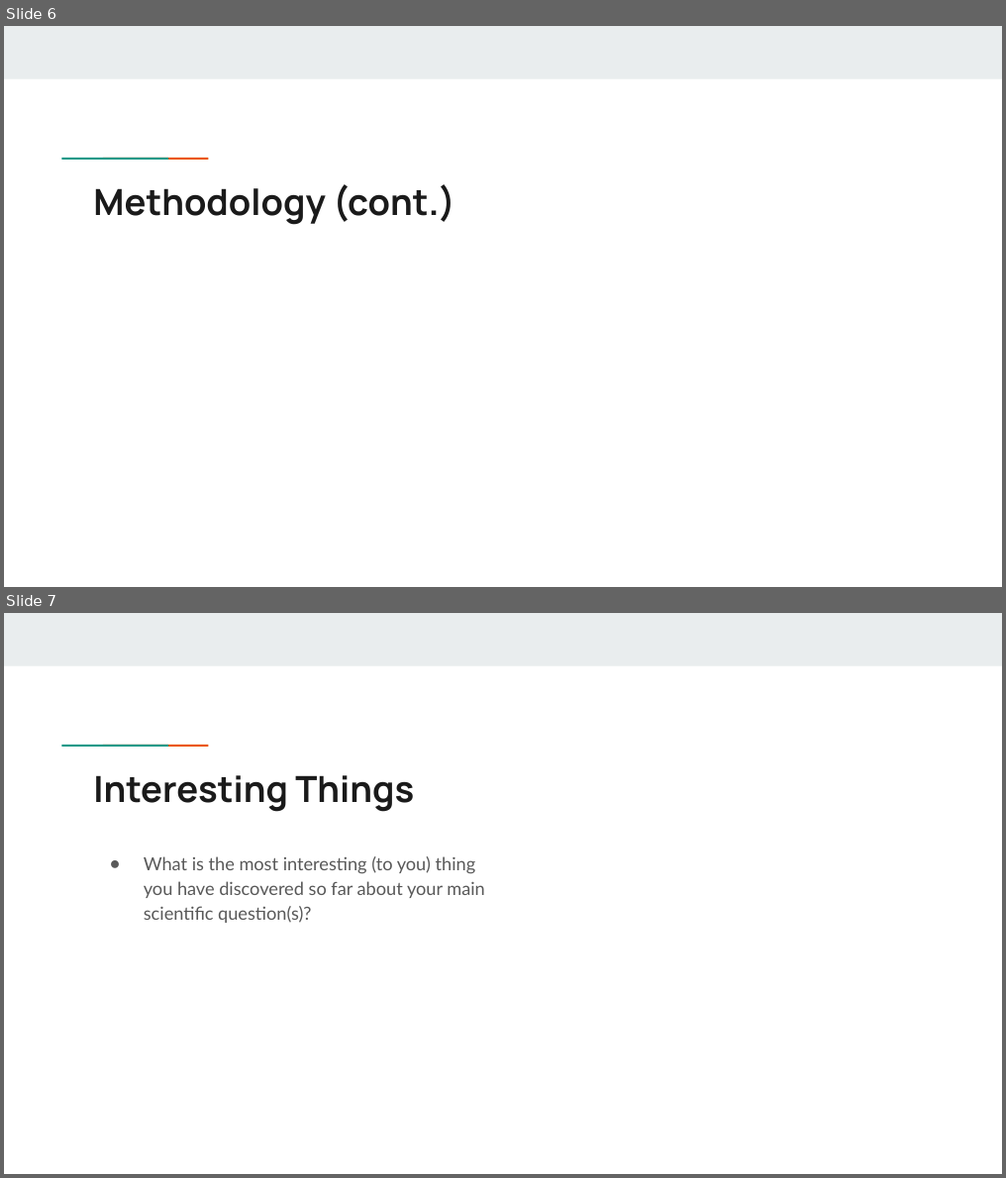
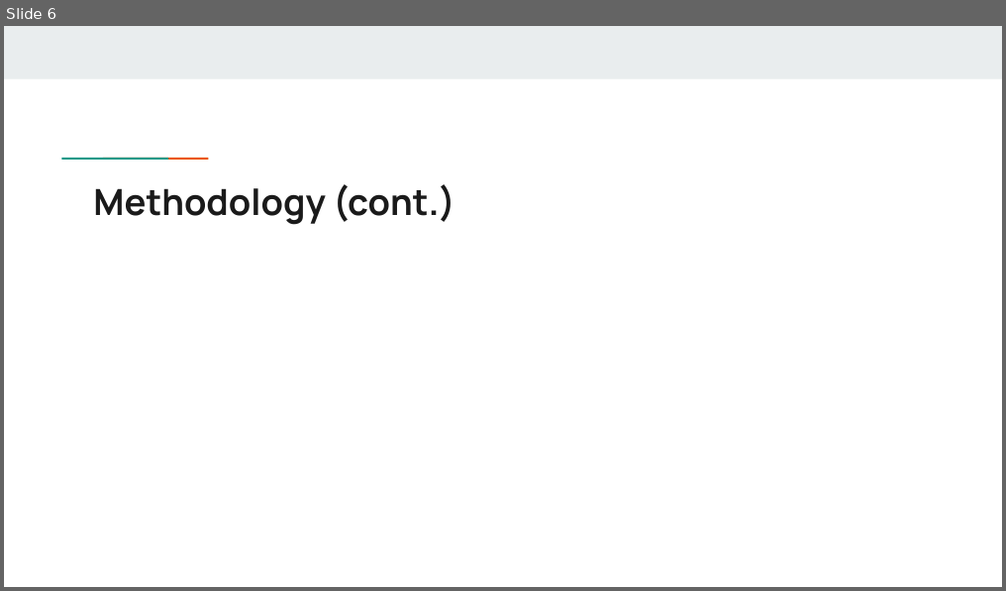
Before and after one commit to JViehman/NationalParks, a slide deck: Presentations/Presentation03.pptx. Shown one above the other, each under a label of ours: slides 6 and 7 before the commit, slide 6 after it. The pictures are 1006x1178 and 1006x591 pixels, drawn with LibreOffice and Linux fonts; fonts in the diff are those of the drawing. Boxes give left, top, right and bottom in pixels: in the first picture for what was removed or moved away, otherwise in the second. Text is boxed around its words. In the diff, an @@ line names an element or a change of style, - is before the commit and + after.

```diff
--- a/Presentations/Presentation03.pptx
+++ b/Presentations/Presentation03.pptx
@@ slide 7 removed at [4, 613, 1002, 1174], background #FFFFFF; not listed: 3 template elements that a slide beside it also shows @@
@@ title removed at [93, 775, 414, 812] @@
-Interesting Things
@@ text removed at [144, 857, 484, 923] @@
-● What is the most interesting (to you) thing you have discovered so far about your main scientific question(s)?
```
Also in this commit, not shown: 2 slides added.
